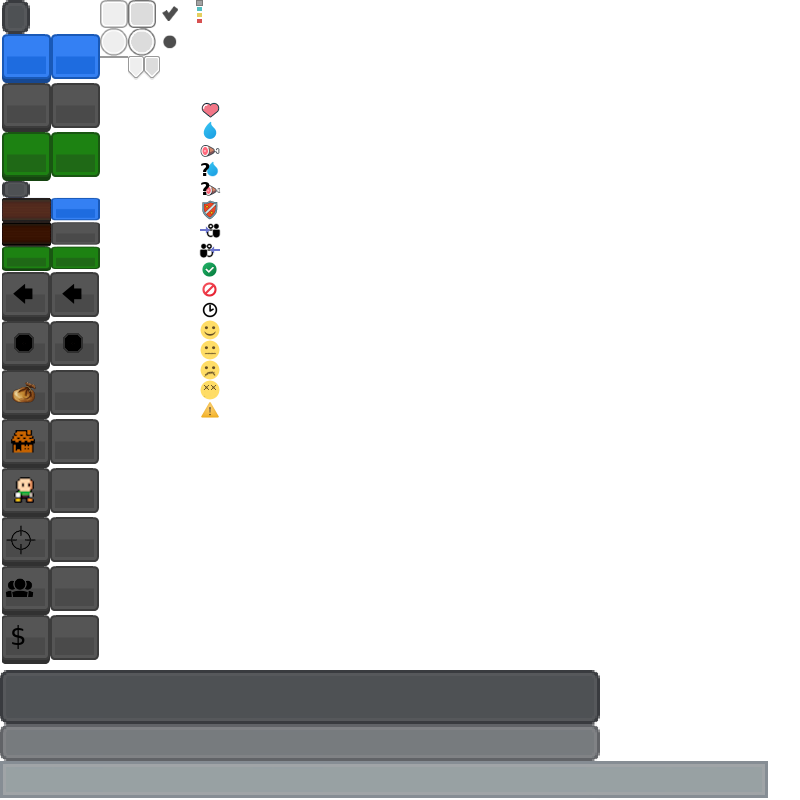
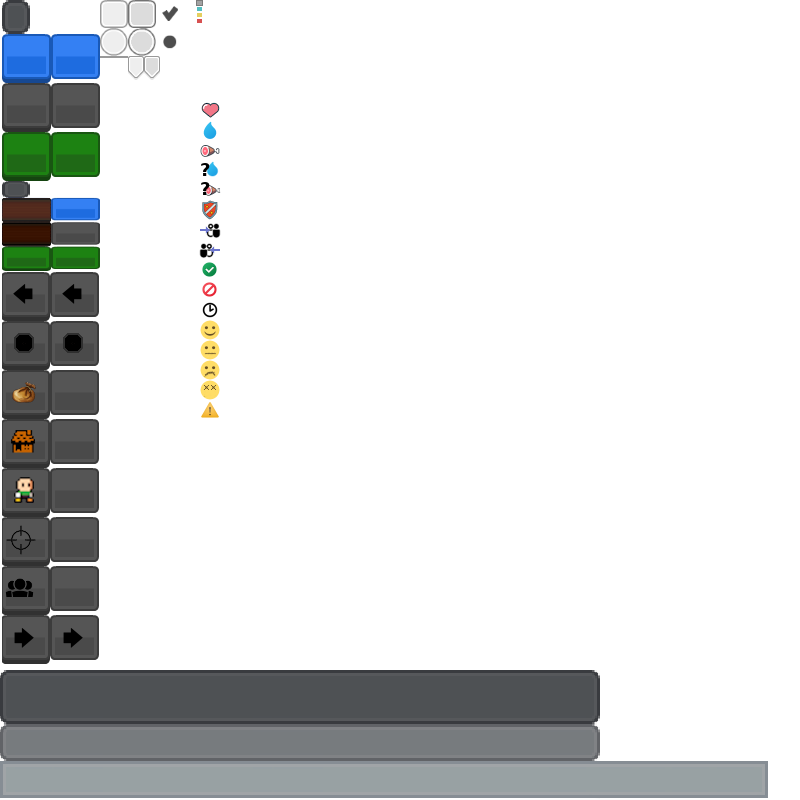
Layer changes from the first 800px x 800px image to the second:
renamed "business" to "right", moved it above "left1", painted on it over [12, 625, 83, 649]
